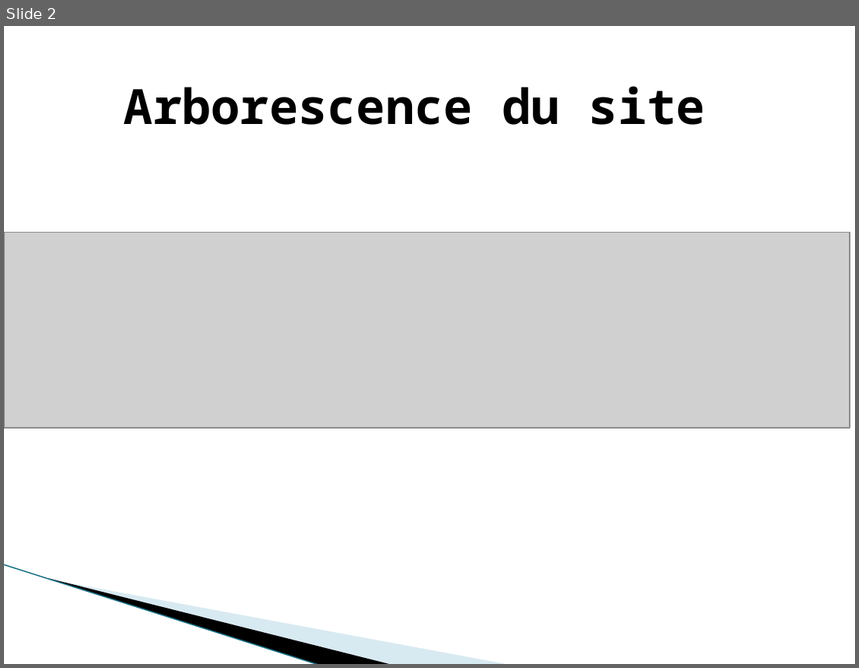
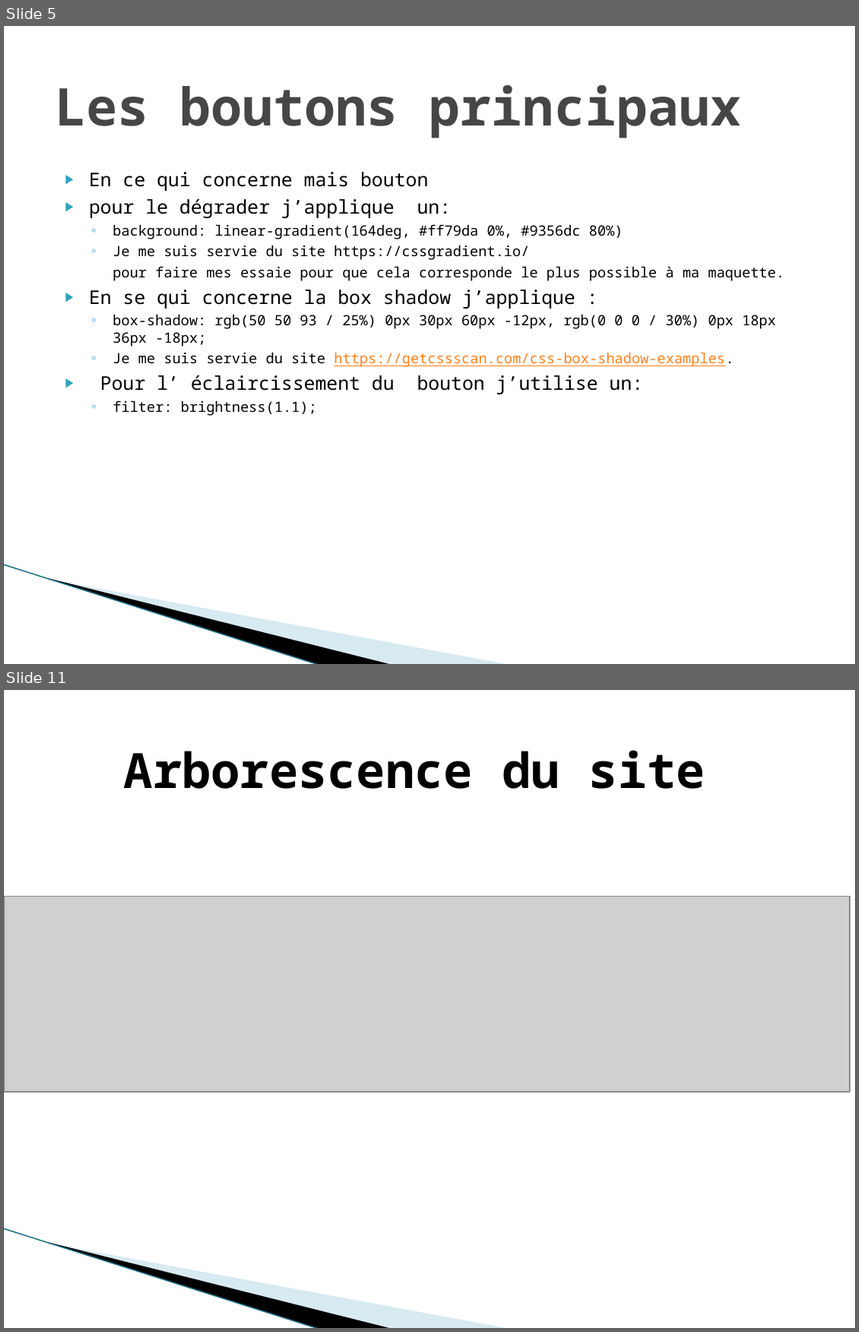
Before and after one commit to gwenaelgressier/GwenaelGressier_03_22022022, a slide deck: présentation du p3.pptx. Shown one above the other, each under a label of ours: slide 2 before the commit, slides 5 and 11 after it; the slides between them are not shown. The pictures are 859x668 and 859x1332 pixels, drawn with LibreOffice and Linux fonts; fonts in the diff are those of the drawing; grey boxes stand for pictures; background and template pictures are left out. Boxes give left, top, right and bottom in pixels: in the first picture for what was removed or moved away, otherwise in the second. Text is boxed around its words. In the diff, an @@ line names an element or a change of style, - is before the commit and + after.

```diff
--- a/présentation du p3.pptx
+++ b/présentation du p3.pptx
@@ slide 5 added at [4,26,855,664], background #FFFFFF; not listed: 3 template elements that a slide beside it also shows @@
@@ title added at [55,85,742,138], 44 pt, text #464646, bold @@
+Les boutons principaux
@@ text added at [89,172,785,395], 12 pt, text #000000 @@
+▶ En ce qui concerne mais bouton
+▶ pour le dégrader j’applique un:
+  ◦ background: linear-gradient(164deg, #ff79da 0%, #9356dc 80%)
+  ◦ Je me suis servie du site https://cssgradient.io/
+  pour faire mes essaie pour que cela corresponde le plus possible à ma maquette.
+▶ En se qui concerne la box shadow j’applique :
+  ◦ box-shadow: rgb(50 50 93 / 25%) 0px 30px 60px -12px, rgb(0 0 0 / 30%) 0px 18px 36px -18px;
+  ◦ Je me suis servie du site https://getcssscan.com/css-box-shadow-examples.
+▶ Pour l’ éclaircissement du bouton j’utilise un:
+  ◦ filter: brightness(1.1);
@@ what was slide 2 is now slide 11 @@
```
Also in this commit, not shown: 1 slide changed, 9 other slides added, 5 other files.
